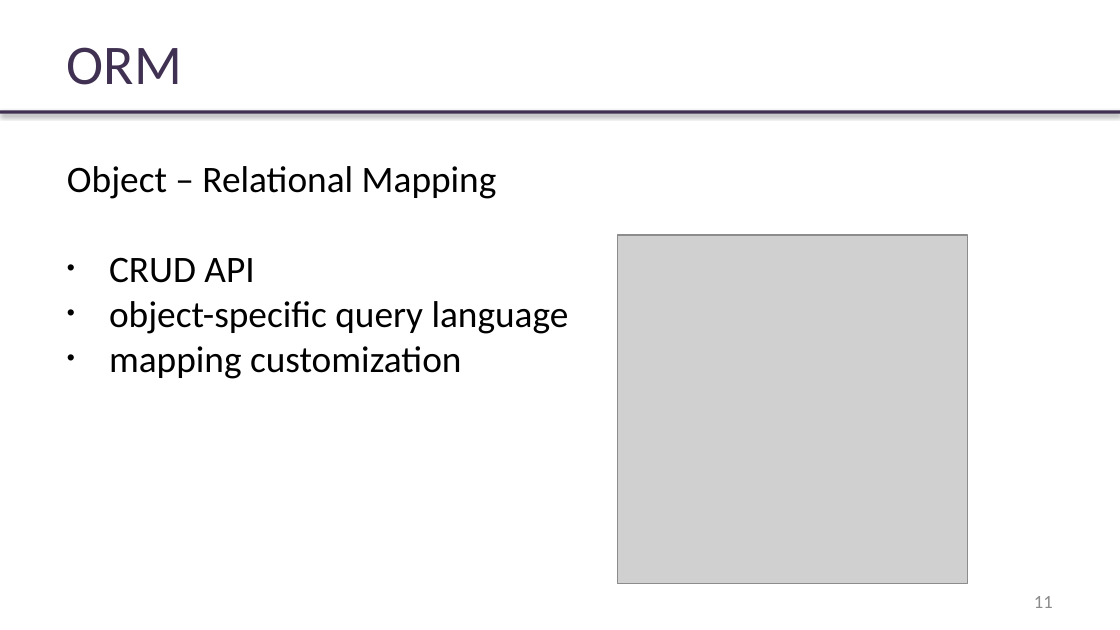
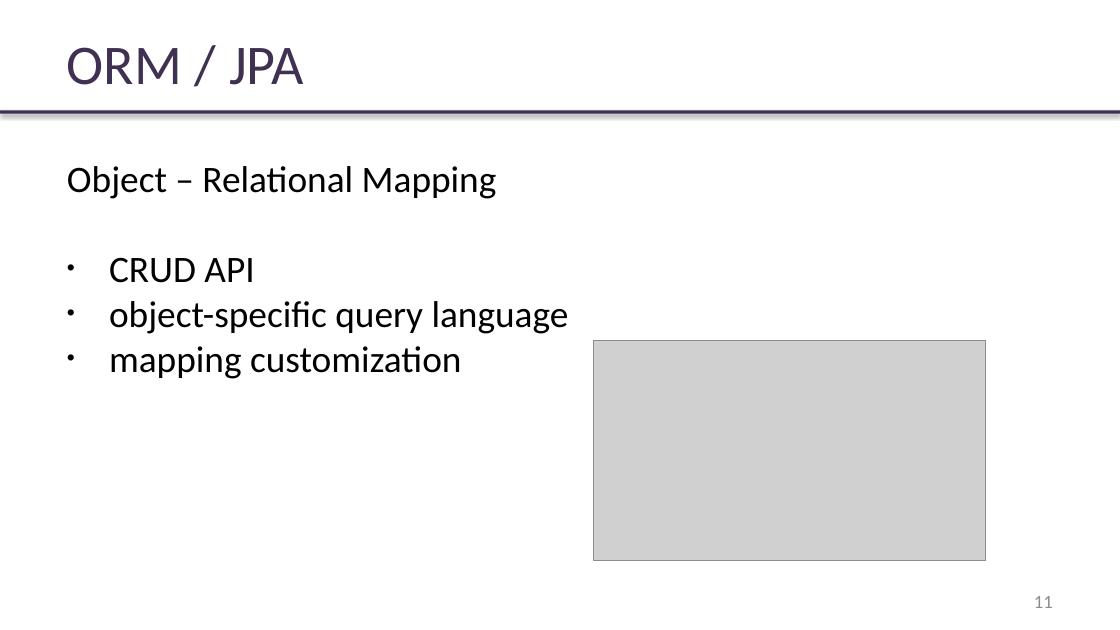
Before and after one commit to rybalkinsd/atom, a slide deck: slide 11 of lecture6/presentation/lecture06.pptx. Drawn at 1120x630 pixels with LibreOffice and Linux fonts; fonts in the diff are those of the drawing; grey boxes stand for pictures; background and template pictures are left out. Boxes give left, top, right and bottom in pixels: in the first picture for what was removed or moved away, otherwise in the second. Text is boxed around its words. In the diff, an @@ line names an element or a change of style, - is before the commit and + after.

```diff
--- a/lecture6/presentation/lecture06.pptx
+++ b/lecture6/presentation/lecture06.pptx
@@ text at [67,47,304,85]: text changed @@
-ORM
+ORM / JPA
@@ picture: place and size @@
-picture at [617,235,967,584]
+picture at [594,340,986,561]
```
Also in this commit, not shown: 2 other slides changed, 1 other file.
